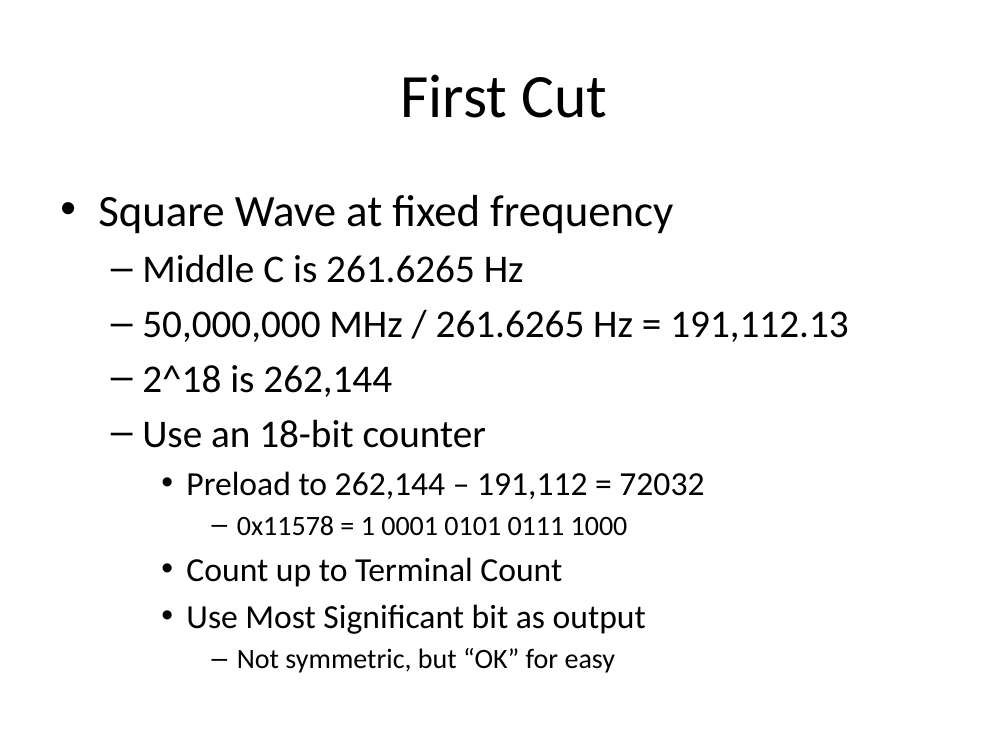
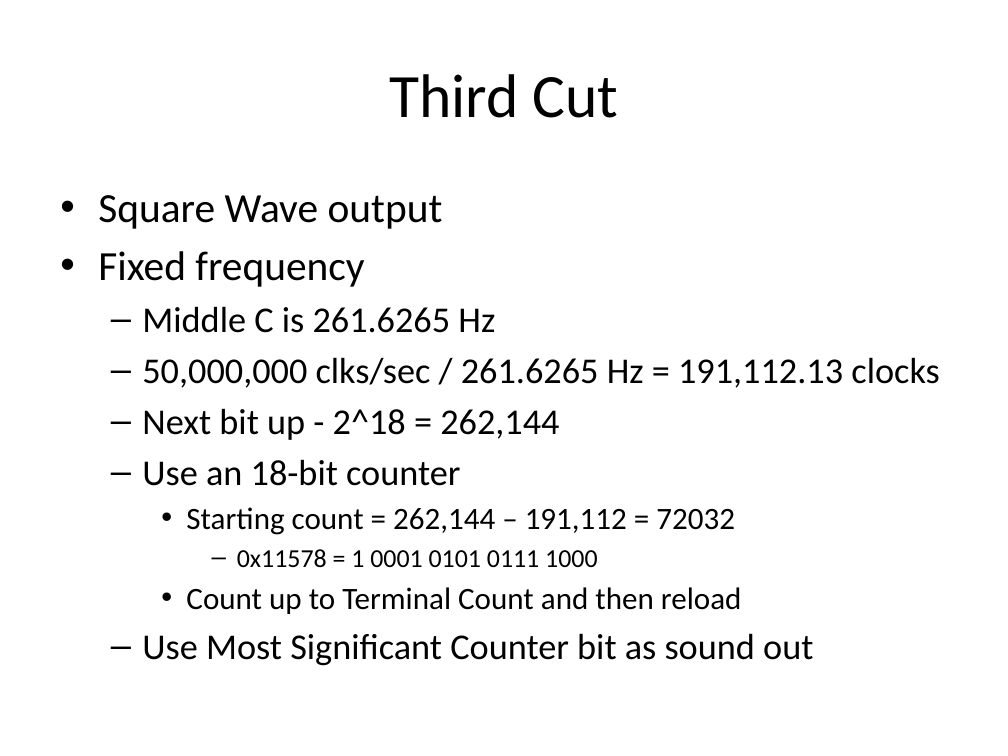
Before and after one commit to douggilliland/MultiComp, a slide deck: slide 8 of MultiComp (VHDL Template)/Components/SoundGen/Documentation/Sound Generator.pptx (slide 2 before the commit). Drawn at 1008x756 pixels with LibreOffice and Linux fonts; fonts in the diff are those of the drawing. Boxes give left, top, right and bottom in pixels: in the first picture for what was removed or moved away, otherwise in the second. Text is boxed around its words. In the diff, an @@ line names an element or a change of style, - is before the commit and + after.

```diff
--- a/MultiComp (VHDL Template)/Components/SoundGen/Documentation/Sound Generator.pptx
+++ b/MultiComp (VHDL Template)/Components/SoundGen/Documentation/Sound Generator.pptx
@@ title at (x1=389, y1=74, x2=619, y2=118): text changed @@
-First Cut
+Third Cut
@@ text at (x1=98, y1=195, x2=443, y2=287): text changed; size 32 to 29.6 pt @@
-• Square Wave at fixed frequency
+• Square Wave output
+• Fixed frequency
@@ text at (x1=142, y1=306, x2=597, y2=567): size 28 to 25.9 pt in "Middle C is 261.6265 Hz", "Use an 18-bit counter"; size 20 to 18.5 pt in "0x11578 = 1 0001 0101 0111 1000" @@
@@ text at (x1=142, y1=357, x2=939, y2=440): text changed; size 28 to 25.9 pt @@
-  – 50,000,000 MHz / 261.6265 Hz = 191,112.13
-  – 2^18 is 262,144
+  – 50,000,000 clks/sec / 261.6265 Hz = 191,112.13 clocks
+  – Next bit up - 2^18 = 262,144
@@ text at (x1=186, y1=507, x2=735, y2=535): text changed; size 24 to 22.2 pt @@
-    • Preload to 262,144 – 191,112 = 72032
+    • Starting count = 262,144 – 191,112 = 72032
@@ text at (x1=142, y1=587, x2=813, y2=666): text changed; size 24 to 25.9 pt @@
-    • Count up to Terminal Count
-    • Use Most Significant bit as output
-      – Not symmetric, but “OK” for easy
+    • Count up to Terminal Count and then reload
+  – Use Most Significant Counter bit as sound out
```
Also in this commit, not shown: 8 other slides changed, 9 slides added.
